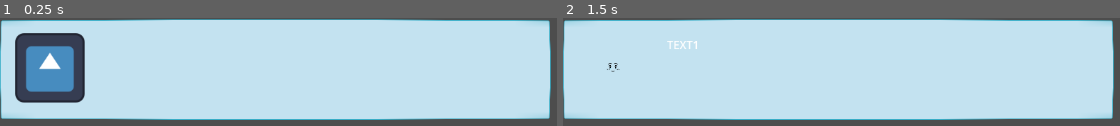
Above: before the commit, frames 1-2 (left to right).
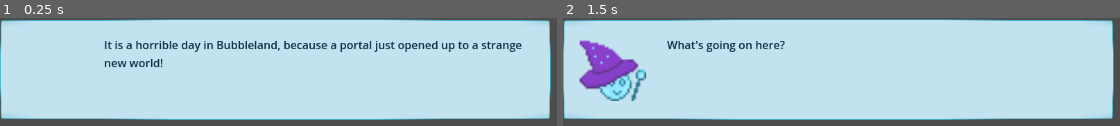
Above: after the commit, the same moments.

Repository: MichelleCDjunaidi/bubble-trouble
Game: Godot game, scene res://scenes/dialogue.tscn
The game is run twice, just before and just after one commit, with the same random seed, the same clock (stepped at 60 frames per second) and the same inputs. The engine's default icon, where the game draws it, is replaced by a stand-in: a white triangle on a blue panel in a dark square.
Inputs (mouse positions are in pixels of both pictures, inside the frame that each line leads up to):
- Up to frame 1 (0.25 s): no input
- Up to frame 2 (1.5 s): tap Enter (ui_accept) at 0.5, 0.77, 1.25 s; move the mouse to (835, 69) at 0.52 s; hold Right (ui_right) from 0.53 s (still down); click (835, 69) at 0.67 s; move the mouse to (outside the picture) at 1.27 s

The runs differ from the first frame. In frame 1, 11% of the frame differs, in the area x 2-94%, y 13-79%; in frame 2, 5.0%.

Commit message:
feat: dialogue and sprite change

Diff:
--- a/scenes/dialogue.gd
+++ b/scenes/dialogue.gd
@@ -1,7 +1,7 @@
 extends Control
 
-var convos = ["TEXT1", "TEXT2"]
-var sprites = ["res://happy_face.png", "res://sad_face.png"]
+var convos = ["What's going on here?", "We don't know either! Please find out for us, Bobble!"]
+var sprites = ["res://sprites/bobble.png", "res://sprites/horde.png"]
 var curr_idx = 0
 
 # Called when the node enters the scene tree for the first time.
--- a/scenes/dialogue.tscn
+++ b/scenes/dialogue.tscn
@@ -1,8 +1,7 @@
-[gd_scene load_steps=5 format=3 uid="uid://i0qpi3ajikyn"]
+[gd_scene load_steps=4 format=3 uid="uid://i0qpi3ajikyn"]
 
 [ext_resource type="Script" path="res://scenes/dialogue.gd" id="1_1kee8"]
 [ext_resource type="Texture2D" uid="uid://byd4w6f56ramy" path="res://Sprite-0001.png" id="1_voi35"]
-[ext_resource type="Texture2D" uid="uid://bovn01dofo0r1" path="res://icon.svg" id="3_f0n3a"]
 
 [sub_resource type="RectangleShape2D" id="RectangleShape2D_7dtop"]
 size = Vector2(797, 144)
@@ -38,13 +37,15 @@
 layout_mode = 0
 offset_left = 150.0
 offset_top = 27.0
-offset_right = 760.0
+offset_right = 762.0
 offset_bottom = 119.0
+theme_override_colors/font_color = Color(0.038284, 0.160085, 0.245093, 1)
+text = "It is a horrible day in Bubbleland, because a portal just opened up to a strange new world!"
+autowrap_mode = 3
 
 [node name="Sprite2D" type="Sprite2D" parent="."]
 position = Vector2(72, 72)
-scale = Vector2(0.78125, 0.78125)
-texture = ExtResource("3_f0n3a")
+scale = Vector2(3, 3)
 
 [connection signal="input_event" from="Area2D" to="." method="_on_area_2d_input_event"]
 [connection signal="mouse_entered" from="Area2D" to="." method="_on_area_2d_mouse_entered"]
